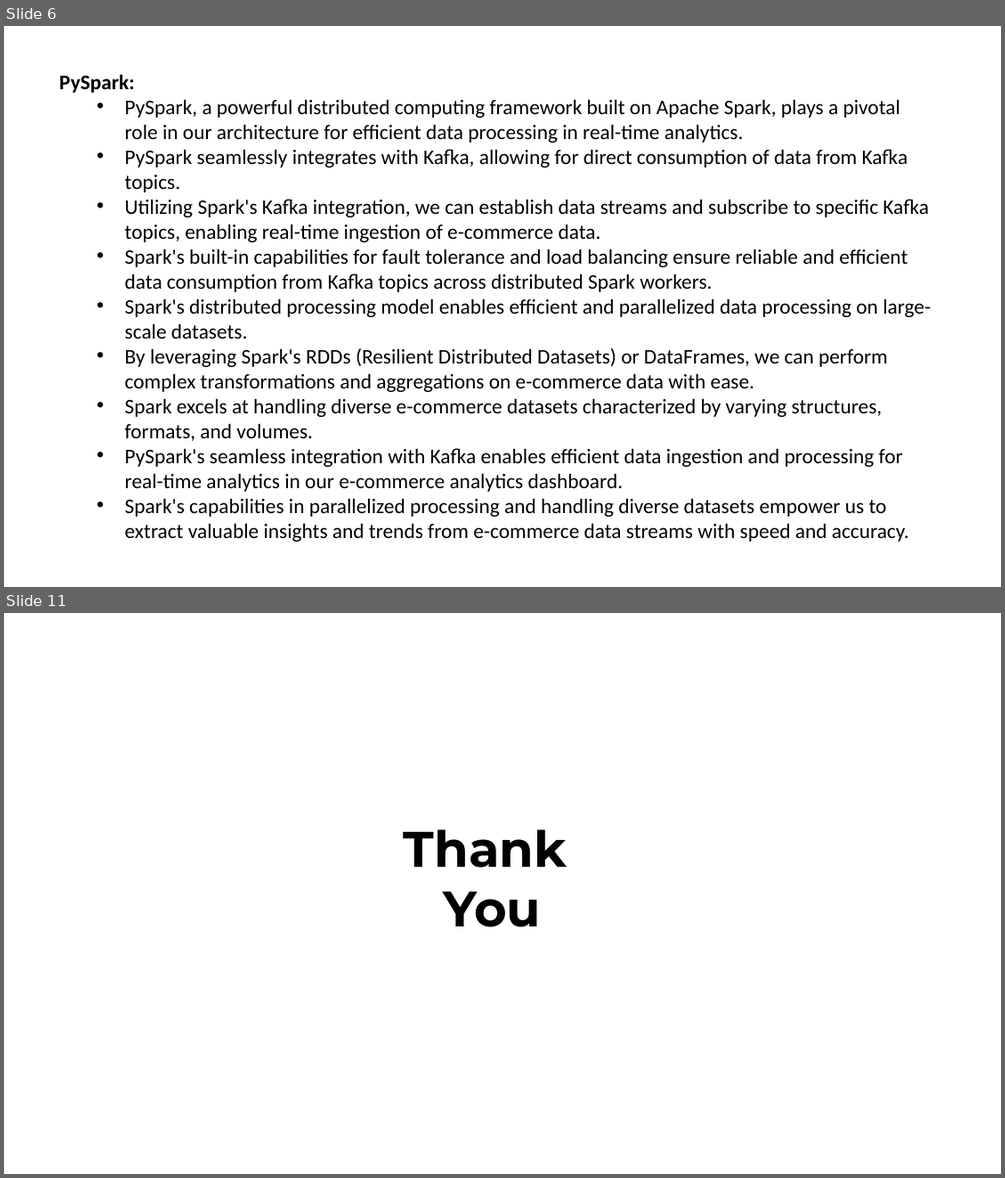
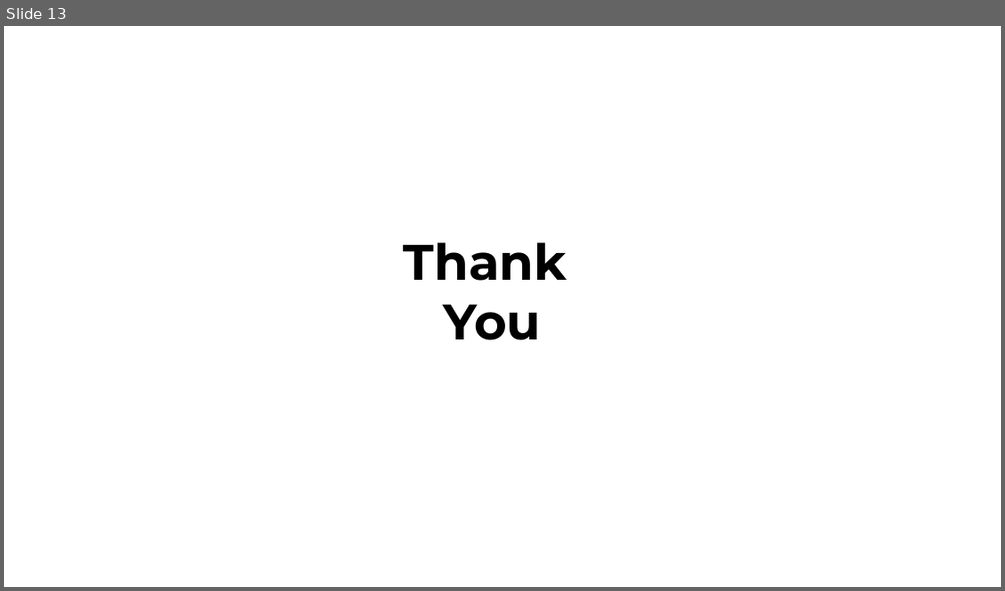
Before and after one commit to rushi0611/Real-Time-E-Commerce-Dashboard, a slide deck: Revised_Project_PPT.pptx. Shown one above the other, each under a label of ours: slides 6 and 11 before the commit, slide 13 after it; the slides between them are not shown. The pictures are 1005x1178 and 1005x591 pixels, drawn with LibreOffice and Linux fonts; fonts in the diff are those of the drawing. Boxes give left, top, right and bottom in pixels: in the first picture for what was removed or moved away, otherwise in the second. Text is boxed around its words. In the diff, an @@ line names an element or a change of style, - is before the commit and + after.

```diff
--- a/Revised_Project_PPT.pptx
+++ b/Revised_Project_PPT.pptx
@@ slide 6 removed at (x1=4, y1=26, x2=1001, y2=587), background #FFFFFF @@
@@ text removed at (x1=59, y1=74, x2=930, y2=541) @@
-PySpark:
-  • PySpark, a powerful distributed computing framework built on Apache Spark, plays a pivotal role in our architecture for efficient data processing in real-time analytics.
-  • PySpark seamlessly integrates with Kafka, allowing for direct consumption of data from Kafka topics.
-  • Utilizing Spark's Kafka integration, we can establish data streams and subscribe to specific Kafka topics, enabling real-time ingestion of e-commerce data.
-  • Spark's built-in capabilities for fault tolerance and load balancing ensure reliable and efficient data consumption from Kafka topics across distributed Spark workers.
-  • Spark's distributed processing model enables efficient and parallelized data processing on large-scale datasets.
-  • By leveraging Spark's RDDs (Resilient Distributed Datasets) or DataFrames, we can perform complex transformations and aggregations on e-commerce data with ease.
-  • Spark excels at handling diverse e-commerce datasets characterized by varying structures, formats, and volumes.
-  • PySpark's seamless integration with Kafka enables efficient data ingestion and processing for real-time analytics in our e-commerce analytics dashboard.
-  • Spark's capabilities in parallelized processing and handling diverse datasets empower us to extract valuable insights and trends from e-commerce data streams with speed and accuracy.
@@ what was slide 11 is now slide 13 @@
```
Also in this commit, not shown: 5 slides changed, 7 slides added, 4 other slides removed.
